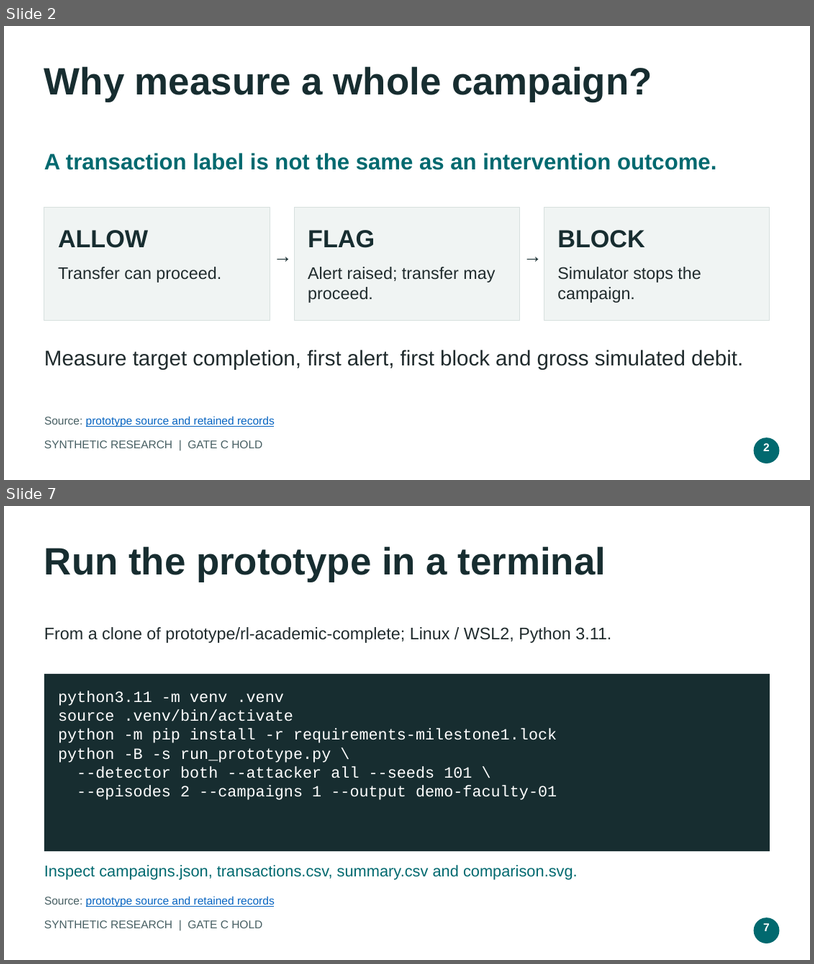
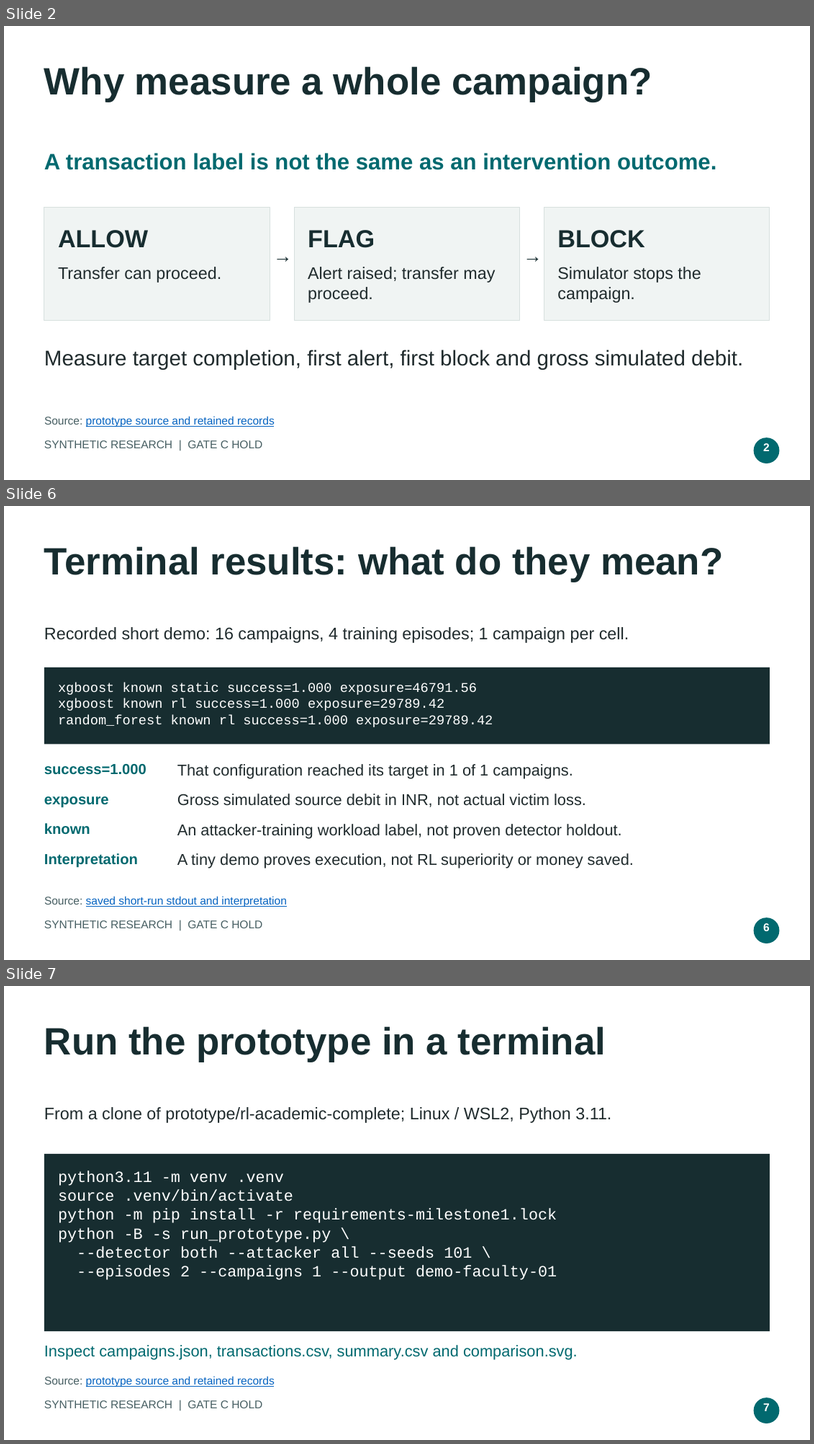
Before and after one commit to YuvakarthikKoduri/Campaign-Level-Adversarial-Stress-Testing-of-UPI-Fraud-Detection-Systems, a slide deck: research/review_materials/UPI_PROTOTYPE_FACULTY_8_SLIDES.pptx. Shown one above the other, each under a label of ours: slides 2 and 7 before the commit, slides 2, 6 and 7 after it; the slides between them are not shown. The pictures are 814x964 and 814x1444 pixels, drawn with LibreOffice and Linux fonts; fonts in the diff are those of the drawing. Boxes give left, top, right and bottom in pixels: in the first picture for what was removed or moved away, otherwise in the second. Text is boxed around its words. In the diff, an @@ line names an element or a change of style, - is before the commit and + after.

Commit message:
docs: add faculty team and terminal results to final prototype slides

```diff
--- a/research/review_materials/UPI_PROTOTYPE_FACULTY_8_SLIDES.pptx
+++ b/research/review_materials/UPI_PROTOTYPE_FACULTY_8_SLIDES.pptx
@@ slide 6 added at (4,506,810,960), background #FFFFFF @@
@@ text added at (44,546,723,582), 34 pt, text #172D30, bold @@
+Terminal results: what do they mean?
@@ text added at (44,627,629,643), 15 pt, text #202B2D @@
+Recorded short demo: 16 campaigns, 4 training episodes; 1 campaign per cell.
@@ rectangle added at (44,667,770,744), fill #172D30 @@
@@ text added at (58,682,493,727), 12 pt, text #FFFFFF @@
+xgboost known static success=1.000 exposure=46791.56
+xgboost known rl success=1.000 exposure=29789.42
+random_forest known rl success=1.000 exposure=29789.42
@@ text added at (44,764,147,775), 13 pt, text #01696F, bold @@
+success=1.000
@@ text added at (178,764,574,779), 14 pt, text #202B2D @@
+That configuration reached its target in 1 of 1 campaigns.
@@ text added at (44,796,109,808), 13 pt, text #01696F, bold @@
+exposure
@@ text added at (178,793,586,807), 14 pt, text #202B2D @@
+Gross simulated source debit in INR, not actual victim loss.
@@ text added at (44,823,90,834), 13 pt, text #01696F, bold @@
+known
@@ text added at (178,824,622,839), 14 pt, text #202B2D @@
+An attacker-training workload label, not proven detector holdout.
@@ text added at (44,853,138,867), 13 pt, text #01696F, bold @@
+Interpretation
@@ text added at (178,853,634,868), 14 pt, text #202B2D @@
+A tiny demo proves execution, not RL superiority or money saved.
@@ text added at (44,896,286,907), 10 pt, text #0563C1, underline @@
+Source: saved short-run stdout and interpretation
@@ text added at (44,920,262,928), 10 pt, text #465E62 @@
+SYNTHETIC RESEARCH | GATE C HOLD
@@ ellipse added at (754,917,779,943), fill #01696F @@
@@ text added at (764,923,770,931), 10 pt, text #FFFFFF, bold @@
+6
```
Also in this commit, not shown: 4 slides changed, 1 other slide added, 2 slides removed, 12 other files.
